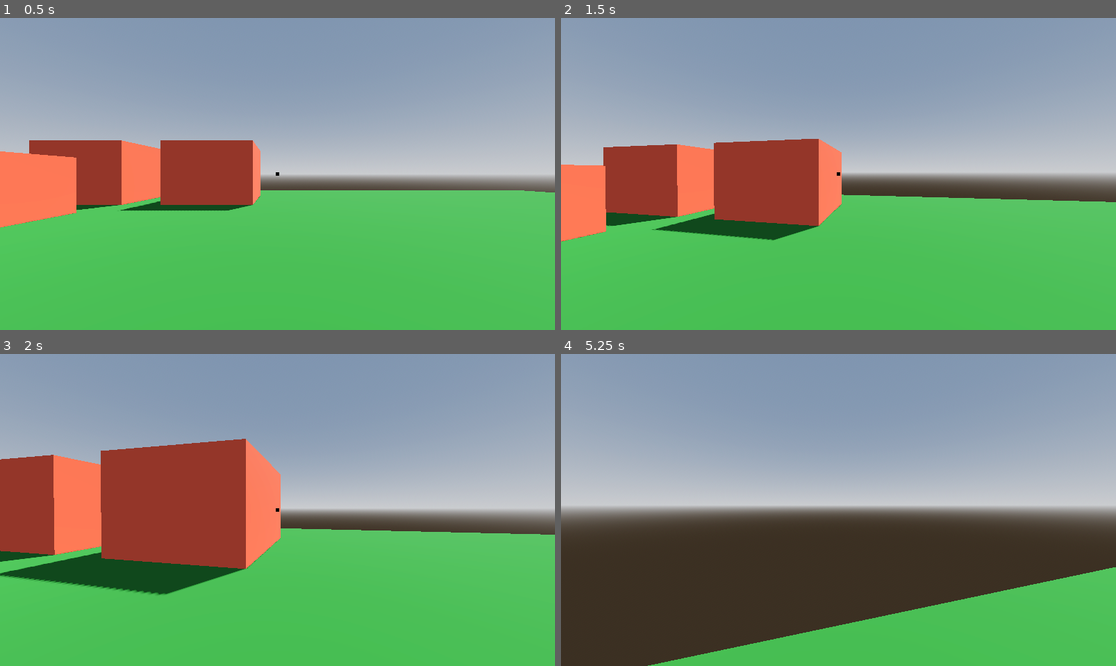
Above: before the commit, frames 1-4 (two rows, left to right).
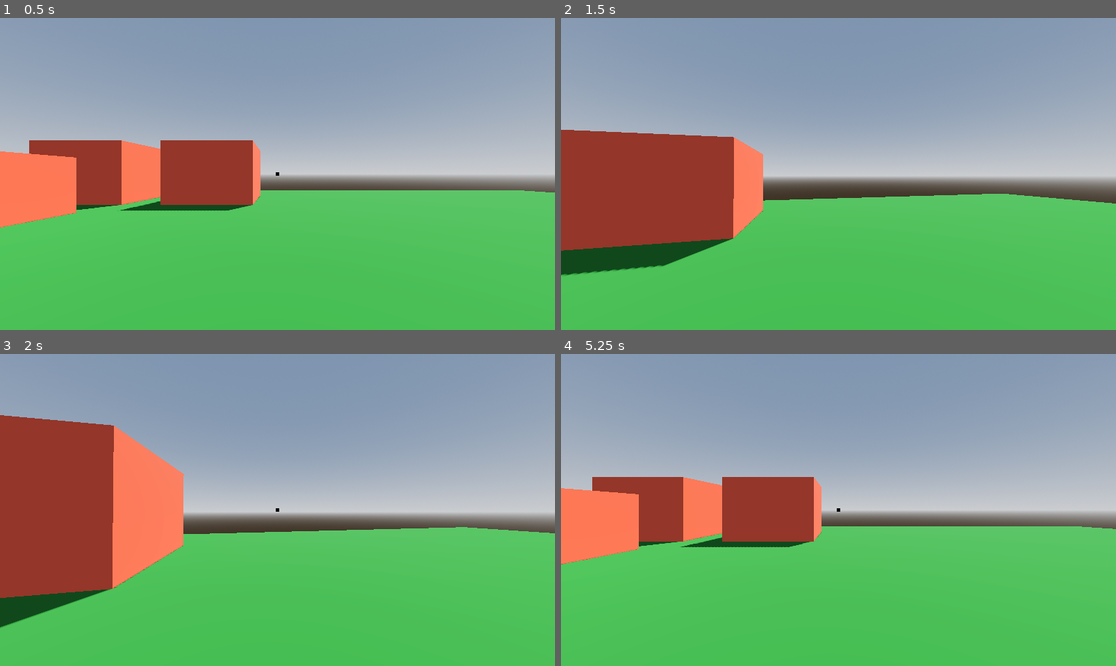
Above: after the commit, the same moments.

Repository: mitchglitchisdabestg/trust-no.-1game-jam
Game: Godot game, scene res://Scenes/world/world.tscn
Same seed, same stepped clock (60 frames per second), same inputs: the game is played once before the commit and once after it.
Inputs (mouse positions are in pixels of both pictures, inside the frame that each line leads up to):
- Up to frame 1 (0.5 s): no input
- Up to frame 2 (1.5 s): tap Enter (Interact, bound only after the commit) at 0.5, 0.8, 1.35 s; move the mouse to (866, 174) at 0.52 s; hold Ctrl (MouseLock, bound only after the commit) 0.53-1.28 s; hold W (Up) from 0.53 s (still down); tap Space (Jump) at 0.77 s; move the mouse to (810, 174) at 1.27 s
- Up to frame 3 (2 s): keep holding W (Up); tap Space (Jump) at 1.52 s; tap Ctrl (MouseLock, bound only after the commit) at 1.55 s
- Up to frame 4 (5.25 s): move the mouse to (849, 503) at 2.02 s; hold C (Crouch) 2.03-2.78 s; tap Enter (Interact, bound only after the commit) at 2.3, 3.8, 4.35 s; move the mouse to (832, 516) at 2.77 s; tap Ctrl (MouseLock, bound only after the commit) at 2.85, 4.55 s; tap Space (Jump) at 3.02, 3.77, 4.52 s; move the mouse to (877, 513) at 3.52 s; hold Shift (Sprint) 3.53-4.28 s; tap Escape (MouseLock, bound only before the commit) at 4.15 s; move the mouse to (672, 463) at 4.27 s; release W (Up) at 4.28 s; hold A (Left) 4.28-5 s; click (838, 510) at 5 s, where only the run after the commit has a clickable "Restart"

Frame 1 is identical in both runs. In frame 2, 17% of the frame differs, in the area x 0-100%, y 35-83%; in frame 3, 24%; in frame 4, 41%, in the area x 0-100%, y 39-100%.

Commit message:
Pause Menu, Interaction System
Input map changed, world changed, folders organised.

Diff:
--- a/main_menu.gd
+++ b/Scenes/main_menu/main_menu.gd
@@ -16,7 +16,7 @@
 	get_tree().quit()
 
 # Called every frame. 'delta' is the elapsed time since the previous frame.
-func _process(delta: float) -> void:
+func _process(_delta: float) -> void:
 	Input.mouse_mode = Input.MOUSE_MODE_CONFINED
 	var mouse_pos = get_viewport().get_mouse_position()
 	var offset = (mouse_pos - screen_center) * sway_speed
--- a/main_menu.tscn
+++ b/Scenes/main_menu/main_menu.tscn
@@ -1,10 +1,11 @@
 [gd_scene format=3 uid="uid://bheumvpgw1mxt"]
 
-[ext_resource type="Script" uid="uid://buxgdch0arnut" path="res://main_menu.gd" id="1_fu7sn"]
-[ext_resource type="Texture2D" uid="uid://dm5dmaxhl1gqb" path="res://wmremove-transformed.jpeg" id="2_jix8l"]
-[ext_resource type="Texture2D" uid="uid://kl4kdx05e6e0" path="res://Unknown-3.jpg" id="3_jix8l"]
-[ext_resource type="Script" uid="uid://b1x3od4253adb" path="res://static_overlay.gd" id="4_jix8l"]
-[ext_resource type="FontFile" uid="uid://b7pmgpt56bw4t" path="res://Press_Start_2P/PressStart2P-Regular.ttf" id="5_glbon"]
+[ext_resource type="Script" uid="uid://buxgdch0arnut" path="res://Scenes/main_menu/main_menu.gd" id="1_fu7sn"]
+[ext_resource type="Texture2D" uid="uid://dm5dmaxhl1gqb" path="res://Assets/wmremove-transformed.jpeg" id="2_jix8l"]
+[ext_resource type="Texture2D" uid="uid://kl4kdx05e6e0" path="res://Assets/Unknown-3.jpg" id="3_jix8l"]
+[ext_resource type="Script" uid="uid://b1x3od4253adb" path="res://Scripts/static_overlay.gd" id="4_jix8l"]
+[ext_resource type="FontFile" uid="uid://b7pmgpt56bw4t" path="res://Assets/Fonts/Press_Start_2P/PressStart2P-Regular.ttf" id="5_glbon"]
+
 
 [sub_resource type="CanvasItemMaterial" id="CanvasItemMaterial_glbon"]
 blend_mode = 1
--- a/Scenes/pause_menu/pause_menu.gd
+++ b/Scenes/pause_menu/pause_menu.gd
@@ -6,6 +6,7 @@
 
 # Called when the node enters the scene tree for the first time.
 func _ready() -> void:
+	main_panel.hide()
 	animation_player.play("RESET")
 
 func pause_tree() -> void:
--- a/Scenes/pause_menu/pause_menu.tscn
+++ b/Scenes/pause_menu/pause_menu.tscn
@@ -1,7 +1,7 @@
 [gd_scene format=3 uid="uid://5tsawn866bsp"]
 
-[ext_resource type="Shader" uid="uid://jjy1ggm0e5va" path="res://scenes/pause_menu/pause_menu_shader.gdshader" id="1_5bgjm"]
-[ext_resource type="Script" uid="uid://wih5xtg51vne" path="res://scenes/pause_menu/pause_menu.gd" id="1_qcmsd"]
+[ext_resource type="Shader" uid="uid://jjy1ggm0e5va" path="res://Scenes/pause_menu/pause_menu_shader.gdshader" id="1_5bgjm"]
+[ext_resource type="Script" uid="uid://wih5xtg51vne" path="res://Scenes/pause_menu/pause_menu.gd" id="1_qcmsd"]
 
 [sub_resource type="Animation" id="Animation_10tpt"]
 length = 0.001
@@ -212,7 +212,6 @@
 grow_vertical = 2
 
 [node name="MainPanel" type="PanelContainer" parent="." unique_id=158568976]
-visible = false
 modulate = Color(1, 1, 1, 0)
 layout_mode = 1
 anchors_preset = 8
--- a/Scenes/player/player.tscn
+++ b/Scenes/player/player.tscn
@@ -1,7 +1,7 @@
 [gd_scene format=3 uid="uid://b0ipyxcr6w3e8"]
 
-[ext_resource type="Script" uid="uid://buvtipramp20d" path="res://scenes/player/player.gd" id="1_8afob"]
-[ext_resource type="PackedScene" uid="uid://ctu7i8trkddmu" path="res://scenes/player/player_camera.tscn" id="2_dovo2"]
+[ext_resource type="Script" uid="uid://buvtipramp20d" path="res://Scenes/player/player.gd" id="1_8afob"]
+[ext_resource type="PackedScene" uid="uid://ctu7i8trkddmu" path="res://Scenes/player_camera/player_camera.tscn" id="2_eo61r"]
 
 [sub_resource type="StandardMaterial3D" id="StandardMaterial3D_dovo2"]
 albedo_color = Color(0.2073909, 0.6671061, 0.56671625, 1)
@@ -102,7 +102,8 @@
 [node name="Head" type="Node3D" parent="." unique_id=99954840]
 transform = Transform3D(1, 0, 0, 0, 1, 0, 0, 0, 1, 0, 0.6795035, 0)
 
-[node name="PlayerCamera" parent="Head" unique_id=1818396284 node_paths=PackedStringArray("player", "head") instance=ExtResource("2_dovo2")]
+[node name="PlayerCamera" parent="Head" unique_id=1818396284 node_paths=PackedStringArray("player", "head") instance=ExtResource("2_eo61r")]
+transform = Transform3D(1, 0, 0, 0, 1, 0, 0, 0, 1, 0, -0.6795035, 0)
 player = NodePath("../..")
 head = NodePath("..")
 
--- a/Scenes/player/player_camera.gd
+++ /dev/null
@@ -1,33 +0,0 @@
-extends Camera3D
-
-const SENSITIVITY : float = 0.2
-
-@export var player : Player
-@export var head : Node3D
-@export var reticle_size : float = 0.15
-
-@onready var reticle: ColorRect = $Reticle
-
-var mouse_locked : bool = true
-
-func toggle_mouse_lock() -> void:
-	#Input.MOUSE_MODE_CAPTURED can be changed by the pause menu, so this way is safer than checking mouse_locked.
-	mouse_locked = false if Input.mouse_mode == Input.MOUSE_MODE_CAPTURED else true
-	reticle.visible = mouse_locked
-	Input.set_mouse_mode(Input.MOUSE_MODE_CAPTURED if mouse_locked else Input.MOUSE_MODE_VISIBLE)
-
-# Called when the node enters the scene tree for the first time.
-func _ready() -> void:
-	Input.set_mouse_mode(Input.MOUSE_MODE_CAPTURED)
-
-	reticle.scale.x = reticle_size
-	reticle.scale.y = reticle_size
-
-func _input(event: InputEvent) -> void:
-	if event is InputEventMouseMotion and mouse_locked:
-		player.rotate_y(deg_to_rad(-event.relative.x * SENSITIVITY))
-		head.rotate_x(deg_to_rad(-event.relative.y * SENSITIVITY))
-		head.rotation.x = clampf(head.rotation.x,deg_to_rad(-90),deg_to_rad(90))
-
-	if event.is_action_pressed("MouseLock"):
-		toggle_mouse_lock()
--- a/Scenes/player/player_camera.tscn
+++ /dev/null
@@ -1,22 +0,0 @@
-[gd_scene format=3 uid="uid://ctu7i8trkddmu"]
-
-[ext_resource type="Script" uid="uid://ck3ybybsb20mg" path="res://scenes/player/player_camera.gd" id="1_1hb71"]
-
-[node name="PlayerCamera" type="Camera3D" unique_id=1818396284]
-script = ExtResource("1_1hb71")
-
-[node name="Reticle" type="ColorRect" parent="." unique_id=1741237460]
-anchors_preset = 8
-anchor_left = 0.5
-anchor_top = 0.5
-anchor_right = 0.5
-anchor_bottom = 0.5
-offset_left = -20.0
-offset_top = -20.0
-offset_right = 20.0
-offset_bottom = 20.0
-grow_horizontal = 2
-grow_vertical = 2
-scale = Vector2(0.1, 0.1)
-pivot_offset_ratio = Vector2(0.5, 0.5)
-color = Color(0, 0, 0, 1)
--- /dev/null
+++ b/Scenes/player_camera/player_camera.gd
@@ -0,0 +1,76 @@
+class_name PlayerCamera extends Camera3D
+
+const SENSITIVITY : float = 0.2
+
+@export_subgroup("Nodes")
+@export var player : Player
+@export var head : Node3D
+@export var interaction_ray: RayCast3D
+@export var reticle: ColorRect
+
+@export_subgroup("Configuration")
+@export var reticle_size : float = 0.15
+
+
+var current_interaction_target: Node3D = null
+var mouse_locked : bool = true
+
+func interact_with_object() -> void:
+	if !mouse_locked or !interaction_ray.is_colliding(): return
+
+	var hit_object = interaction_ray.get_collider()
+
+	if hit_object and hit_object.has_method("interact"):
+		hit_object.interact()
+
+func check_ray_collision() -> void:
+	if !interaction_ray.is_colliding():
+		hide_current_prompt()
+		return
+
+	var hover_collider : Node3D = interaction_ray.get_collider()
+
+	if !is_instance_valid(hover_collider) or !hover_collider.has_method("interact") or !hover_collider.has_method("show_prompt"):
+		hide_current_prompt()
+		return
+
+	if current_interaction_target == hover_collider: return
+
+	if current_interaction_target:
+		current_interaction_target.hide_prompt()
+
+	current_interaction_target = hover_collider
+	current_interaction_target.show_prompt()
+
+func hide_current_prompt() -> void:
+	if current_interaction_target:
+		current_interaction_target.hide_prompt()
+		current_interaction_target = null
+
+func toggle_mouse_lock() -> void:
+	#Input.MOUSE_MODE_CAPTURED can be changed by the pause menu, so this way is safer than checking mouse_locked.
+	mouse_locked = false if Input.mouse_mode == Input.MOUSE_MODE_CAPTURED else true
+	reticle.visible = mouse_locked
+	Input.set_mouse_mode(Input.MOUSE_MODE_CAPTURED if mouse_locked else Input.MOUSE_MODE_VISIBLE)
+
+# Called when the node enters the scene tree for the first time.
+func _ready() -> void:
+	Input.set_mouse_mode(Input.MOUSE_MODE_CAPTURED)
+
+	reticle.scale.x = reticle_size
+	reticle.scale.y = reticle_size
+
+func _input(event: InputEvent) -> void:
+	if event is InputEventMouseMotion and mouse_locked:
+		player.rotate_y(deg_to_rad(-event.relative.x * SENSITIVITY))
+		head.rotate_x(deg_to_rad(-event.relative.y * SENSITIVITY))
+		head.rotation.x = clampf(head.rotation.x,deg_to_rad(-90),deg_to_rad(90))
+
+	if event.is_action_pressed("MouseLock"):
+		toggle_mouse_lock()
+
+	if event.is_action_pressed("Interact"):
+		interact_with_object()
+
+func _physics_process(_delta: float) -> void:
+	check_ray_collision()
--- /dev/null
+++ b/Scenes/player_camera/player_camera.tscn
@@ -0,0 +1,27 @@
+[gd_scene format=3 uid="uid://ctu7i8trkddmu"]
+
+[ext_resource type="Script" uid="uid://di7gi6xhjs685" path="res://Scenes/player_camera/player_camera.gd" id="1_nvw1d"]
+
+[node name="PlayerCamera" type="Camera3D" unique_id=1818396284 node_paths=PackedStringArray("interaction_ray", "reticle")]
+script = ExtResource("1_nvw1d")
+interaction_ray = NodePath("RayCast3D")
+reticle = NodePath("Reticle")
+
+[node name="Reticle" type="ColorRect" parent="." unique_id=1741237460]
+anchors_preset = 8
+anchor_left = 0.5
+anchor_top = 0.5
+anchor_right = 0.5
+anchor_bottom = 0.5
+offset_left = -20.0
+offset_top = -20.0
+offset_right = 20.0
+offset_bottom = 20.0
+grow_horizontal = 2
+grow_vertical = 2
+scale = Vector2(0.1, 0.1)
+pivot_offset_ratio = Vector2(0.5, 0.5)
+color = Color(0, 0, 0, 1)
+
+[node name="RayCast3D" type="RayCast3D" parent="." unique_id=1441152189]
+target_position = Vector3(0, 0, -6)
--- a/Scenes/world/world.tscn
+++ b/Scenes/world/world.tscn
@@ -3,6 +3,8 @@
 [ext_resource type="PackedScene" uid="uid://ctk6mjhs3nnbd" path="res://Scenes/world/floor.tscn" id="1_sl2e5"]
 [ext_resource type="PackedScene" uid="uid://b0ipyxcr6w3e8" path="res://Scenes/player/player.tscn" id="2_1fp7r"]
 [ext_resource type="PackedScene" uid="uid://c8yijckfutcyv" path="res://Scenes/world/box.tscn" id="2_6m72w"]
+[ext_resource type="Script" uid="uid://dcj47mwsibkwy" path="res://Scripts/basic_interact_script.gd" id="3_qgrml"]
+[ext_resource type="PackedScene" uid="uid://5tsawn866bsp" path="res://Scenes/pause_menu/pause_menu.tscn" id="4_fbtbp"]
 
 [sub_resource type="ProceduralSkyMaterial" id="ProceduralSkyMaterial_sl2e5"]
 sky_horizon_color = Color(0.66224277, 0.6717428, 0.6867428, 1)
@@ -16,6 +18,15 @@
 sky = SubResource("Sky_1fp7r")
 tonemap_mode = 2
 glow_enabled = true
+
+[sub_resource type="StandardMaterial3D" id="StandardMaterial3D_qgrml"]
+albedo_color = Color(1, 1, 0.2, 1)
+
+[sub_resource type="BoxMesh" id="BoxMesh_qgrml"]
+material = SubResource("StandardMaterial3D_qgrml")
+
+[sub_resource type="ConcavePolygonShape3D" id="ConcavePolygonShape3D_nhnx1"]
+data = PackedVector3Array(-0.5, 0.5, 0.5, 0.5, 0.5, 0.5, -0.5, -0.5, 0.5, 0.5, 0.5, 0.5, 0.5, -0.5, 0.5, -0.5, -0.5, 0.5, 0.5, 0.5, -0.5, -0.5, 0.5, -0.5, 0.5, -0.5, -0.5, -0.5, 0.5, -0.5, -0.5, -0.5, -0.5, 0.5, -0.5, -0.5, 0.5, 0.5, 0.5, 0.5, 0.5, -0.5, 0.5, -0.5, 0.5, 0.5, 0.5, -0.5, 0.5, -0.5, -0.5, 0.5, -0.5, 0.5, -0.5, 0.5, -0.5, -0.5, 0.5, 0.5, -0.5, -0.5, -0.5, -0.5, 0.5, 0.5, -0.5, -0.5, 0.5, -0.5, -0.5, -0.5, 0.5, 0.5, 0.5, -0.5, 0.5, 0.5, 0.5, 0.5, -0.5, -0.5, 0.5, 0.5, -0.5, 0.5, -0.5, 0.5, 0.5, -0.5, -0.5, -0.5, 0.5, 0.5, -0.5, 0.5, -0.5, -0.5, -0.5, 0.5, -0.5, 0.5, 0.5, -0.5, -0.5, -0.5, -0.5, -0.5)
 
 [node name="World" type="Node3D" unique_id=1014660479]
 
@@ -46,7 +57,27 @@
 [node name="Box5" parent="Level" unique_id=1991341658 instance=ExtResource("2_6m72w")]
 transform = Transform3D(5, 0, 0, 0, 5, 0, 0, 0, 5, 0.97196007, 0.99646854, 13.564949)
 
+[node name="StaticBody3D" type="StaticBody3D" parent="Level" unique_id=1144158057 node_paths=PackedStringArray("label")]
+transform = Transform3D(1, 0, 0, 0, 1, 0, 0, 0, 1, 7.9572473, 0.94755983, 0)
+script = ExtResource("3_qgrml")
+label = NodePath("InteractionLabel")
+
+[node name="InteractionLabel" type="Label3D" parent="Level/StaticBody3D" unique_id=1947686202]
+transform = Transform3D(0.99999994, 0, 0, 0, 0.99999994, 0, 0, 0, 1, 0, 0, 0)
+offset = Vector2(0, 150)
+billboard = 1
+text = "Press E to Interact
+"
+
+[node name="MeshInstance3D" type="MeshInstance3D" parent="Level/StaticBody3D" unique_id=1239083383]
+mesh = SubResource("BoxMesh_qgrml")
+
+[node name="CollisionShape3D" type="CollisionShape3D" parent="Level/StaticBody3D" unique_id=747092600]
+shape = SubResource("ConcavePolygonShape3D_nhnx1")
+
 [node name="Environment" type="Node3D" parent="." unique_id=16806332]
 
 [node name="Player" parent="." unique_id=423765952 instance=ExtResource("2_1fp7r")]
 transform = Transform3D(1, 0, 0, 0, 1, 0, 0, 0, 1, 0, 1.1502094, -4.5021877)
+
+[node name="Pause Menu" parent="." unique_id=1368006392 instance=ExtResource("4_fbtbp")]
--- /dev/null
+++ b/Scripts/basic_interact_script.gd
@@ -0,0 +1,16 @@
+extends Node3D
+
+@export var label: Label3D
+
+func _ready() -> void:
+	label.hide()
+
+func interact () -> void:
+	print("Interacted!!")
+	#queue_free()
+
+func show_prompt () -> void:
+	label.show()
+
+func hide_prompt () -> void:
+	label.hide()
--- a/project.godot
+++ b/project.godot
@@ -13,7 +13,7 @@
 config/name="Trust no. 1 (brackeys jam 26-2)"
 run/main_scene="uid://cl52hsomas772"
 config/features=PackedStringArray("4.6", "Forward Plus")
-config/icon="res://icon.svg"
+config/icon="res://Assets/icon.svg"
 
 [editor_plugins]
 
@@ -22,10 +22,10 @@
 [file_customization]
 
 folder_colors={
-"res://Assets/": "red",
+"res://Addons/": "yellow",
+"res://Assets/": "purple",
 "res://Scenes/": "blue",
-"res://Scripts/": "green",
-"res://addons/": "yellow"
+"res://Scripts/": "green"
 }
 
 [input]
@@ -67,7 +67,17 @@
 }
 MouseLock={
 "deadzone": 0.2,
+"events": [Object(InputEventKey,"resource_local_to_scene":false,"resource_name":"","device":-1,"window_id":0,"alt_pressed":false,"shift_pressed":false,"ctrl_pressed":false,"meta_pressed":false,"pressed":false,"keycode":0,"physical_keycode":4194326,"key_label":0,"unicode":0,"location":0,"echo":false,"script":null)
+]
+}
+Pause={
+"deadzone": 0.2,
 "events": [Object(InputEventKey,"resource_local_to_scene":false,"resource_name":"","device":-1,"window_id":0,"alt_press …(195 unchanged characters)…
+]
+}
+Interact={
+"deadzone": 0.2,
+"events": [Object(InputEventKey,"resource_local_to_scene":false,"resource_name":"","device":-1,"window_id":0,"alt_pressed":false,"shift_pressed":false,"ctrl_pressed":false,"meta_pressed":false,"pressed":false,"keycode":0,"physical_keycode":4194309,"key_label":0,"unicode":0,"location":0,"echo":false,"script":null)
 ]
 }
 
--- a/test.tscn
+++ /dev/null
@@ -1,7 +0,0 @@
-[gd_scene format=3 uid="uid://ber462qlsu6t8"]
-
-[node name="Node3D" type="Node3D" unique_id=714340285]
-
-[node name="CSGBox3D" type="CSGBox3D" parent="." unique_id=1545532684]
-transform = Transform3D(1, 0, 0, 0, 1, 0, 0, 0, 1, -0.17911392, -0.008239746, 0)
-size = Vector3(0.9238281, 0.07714844, 1)
Renamed: Press_Start_2P/PressStart2P-Regular.ttf -> Assets/Fonts/Press_Start_2P/PressStart2P-Regular.ttf
Not shown, changed: Assets/Fonts/Press_Start_2P/PressStart2P-Regular.ttf.import
Renamed: Unknown-3.jpg -> Assets/Unknown-3.jpg
Not shown, changed: Assets/Unknown-3.jpg.import
Renamed: icon.svg -> Assets/icon.svg
Not shown, changed: Assets/icon.svg.import
Renamed: wmremove-transformed.jpeg -> Assets/wmremove-transformed.jpeg
Not shown, changed: Assets/wmremove-transformed.jpeg.import
Not shown, removed: Press_Start_2P/OFL.txt
Renamed: main_menu.gd.uid -> Scenes/main_menu/main_menu.gd.uid
Renamed: Scenes/player/player_camera.gd.uid -> Scenes/player_camera/player_camera.gd.uid
Not shown, added: Scripts/basic_interact_script.gd.uid
(and 4 more such lines)
